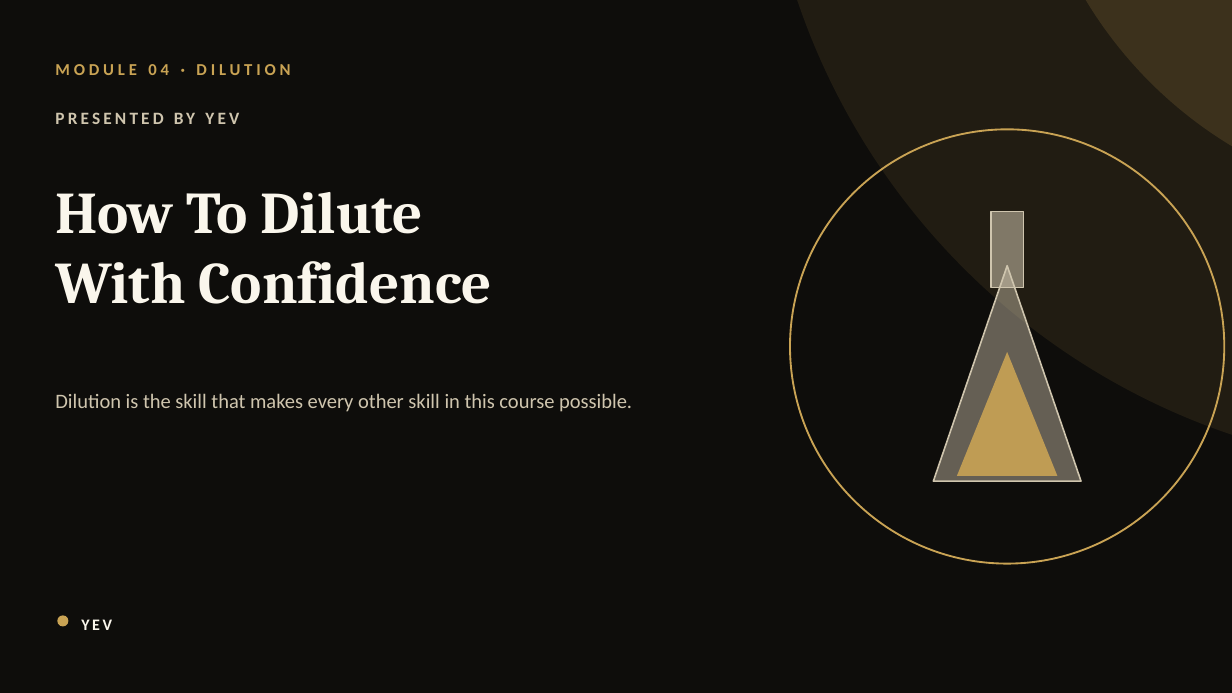
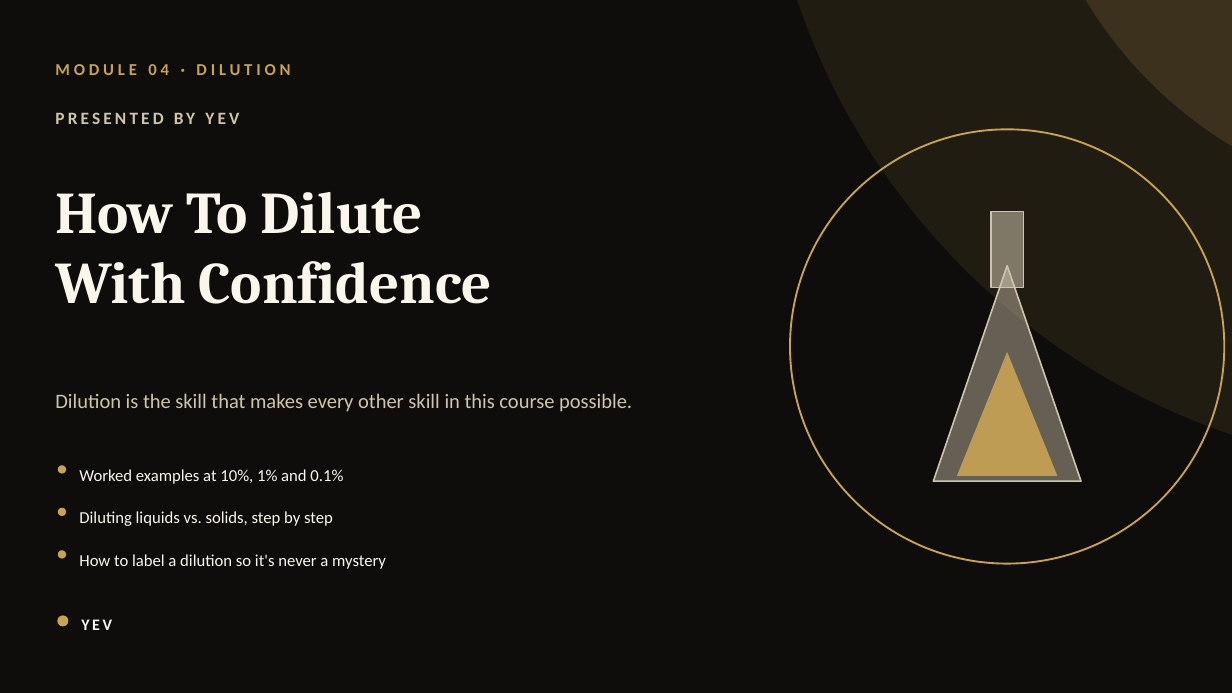
Before and after one commit to yevfumes/yev, a slide deck: slide 110 of course/YEVFUMES_Perfumery_Course.pptx (slide 64 before the commit). Drawn at 1232x693 pixels with LibreOffice and Linux fonts; fonts in the diff are those of the drawing. Boxes give left, top, right and bottom in pixels: in the first picture for what was removed or moved away, otherwise in the second. Text is boxed around its words. In the diff, an @@ line names an element or a change of style, - is before the commit and + after.

```diff
--- a/course/YEVFUMES_Perfumery_Course.pptx
+++ b/course/YEVFUMES_Perfumery_Course.pptx
@@ ellipse added at (x1=57, y1=466, x2=66, y2=474), fill #C9A354 @@
@@ text added at (x1=79, y1=469, x2=343, y2=484), 13 pt, text #FAF6EC @@
+Worked examples at 10%, 1% and 0.1%
@@ ellipse added at (x1=57, y1=508, x2=66, y2=517), fill #C9A354 @@
@@ text added at (x1=79, y1=511, x2=333, y2=526), 13 pt, text #FAF6EC @@
+Diluting liquids vs. solids, step by step
@@ ellipse added at (x1=57, y1=551, x2=66, y2=559), fill #C9A354 @@
@@ text added at (x1=79, y1=554, x2=386, y2=569), 13 pt, text #FAF6EC @@
+How to label a dilution so it's never a mystery
```
Also in this commit, not shown: 130 other slides changed, 58 slides added, 4 slides removed, 1 other file.
